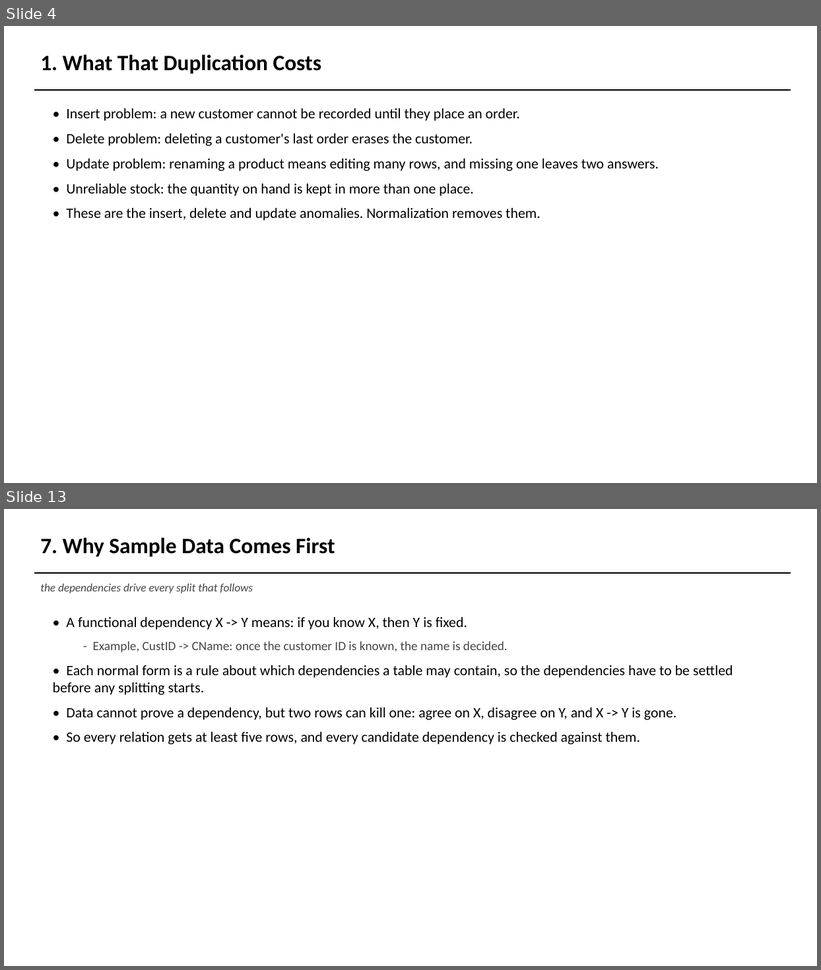
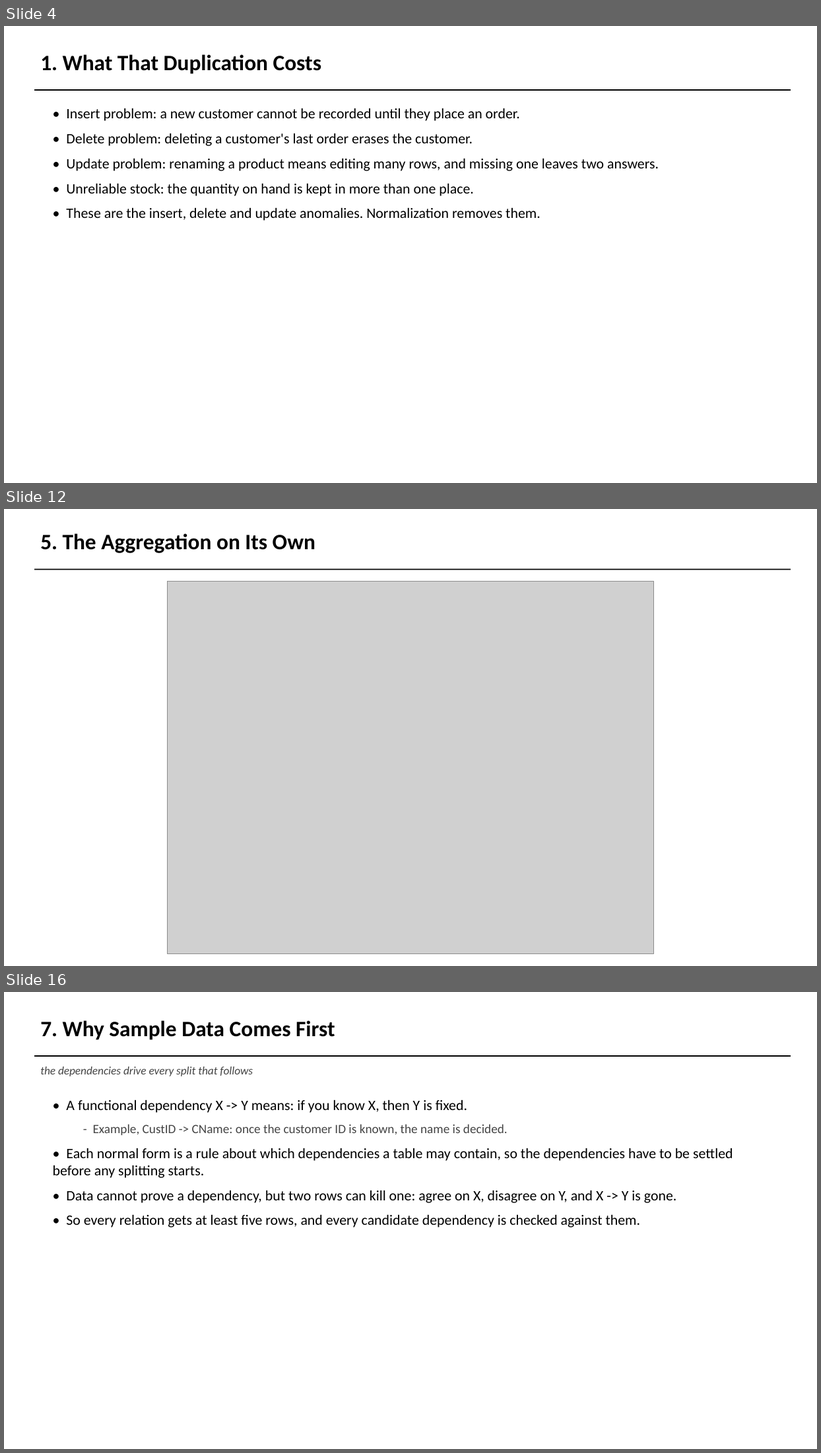
Before and after one commit to AviDhandhania/warehouse-supply-chain-dbms, a slide deck: presentation/DA1_Presentation.pptx. Shown one above the other, each under a label of ours: slides 4 and 13 before the commit, slides 4, 12 and 16 after it; the slides between them are not shown. The pictures are 821x970 and 821x1453 pixels, drawn with LibreOffice and Linux fonts; fonts in the diff are those of the drawing; grey boxes stand for pictures. Boxes give left, top, right and bottom in pixels: in the first picture for what was removed or moved away, otherwise in the second. Text is boxed around its words. In the diff, an @@ line names an element or a change of style, - is before the commit and + after.

Commit message:
DA1: add generalization, aggregation and a 1:1 relationship
MANAGES joins EMPLOYEE and WAREHOUSE one to one, which is what WAREHOUSE
already needed to justify ManagerID. The column now carries a UNIQUE
constraint, so WAREHOUSE has a second candidate key and is still in BCNF.

Generalization lifts SHIPMENT and GOODS_RETURN into GOODS_MOVEMENT. Both
subclasses are in the ER model as separate entities with their own links to
ORDERS and WAREHOUSE, and the EER model lifts the shared columns and both
links into the superclass, collapsing ShipmentID and ReturnID into
MovementID. Built upwards from what existed, which is the only thing that
distinguishes it from the specialization already in the model.

Aggregation boxes SUPPLIER, SUPPLIES and PRODUCT and hangs INSPECTION off the
box. The ER model gives INSPECTION two separate links, one per participant,
so the figure shows why the aggregation is needed. It maps to a two-column
foreign key into SUPPLIES, so an inspection cannot name a pair that is not
supplied. Drawn as its own figure, since the box would have covered half of
the EER model.

Final schema goes from 17 tables to 20 with INSPECTION, GOODS_MOVEMENT and
GOODS_RETURN. Eight come out of the normalization and twelve straight from
the mapping.

The normalization chain is untouched: sample_data, the five norm figures and
decomp_tree are byte for byte what they were, because the lineage runs
through the other eight tables. Every count in the report, the deck and the
README follows the new totals.

```diff
--- a/presentation/DA1_Presentation.pptx
+++ b/presentation/DA1_Presentation.pptx
@@ slide 12 added at [4,509,817,966], background #FFFFFF @@
@@ text added at [40,533,316,553], 26 pt, text #000000, bold @@
+5. The Aggregation on Its Own
@@ rectangle added at [34,569,791,570], fill #000000 @@
@@ picture added at [168,581,653,955] @@
@@ what was slide 13 is now slide 16 @@
```
Also in this commit, not shown: 13 slides changed, 2 other slides added, 8 other files.
